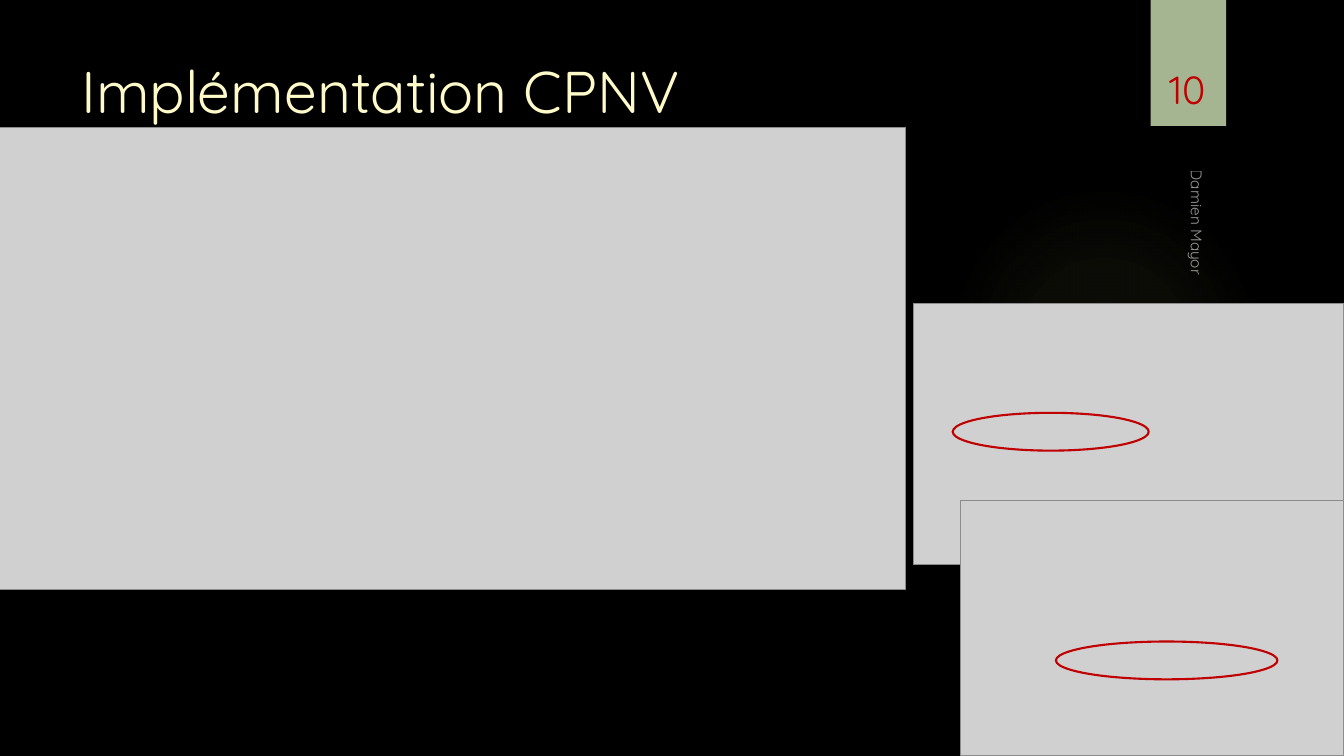
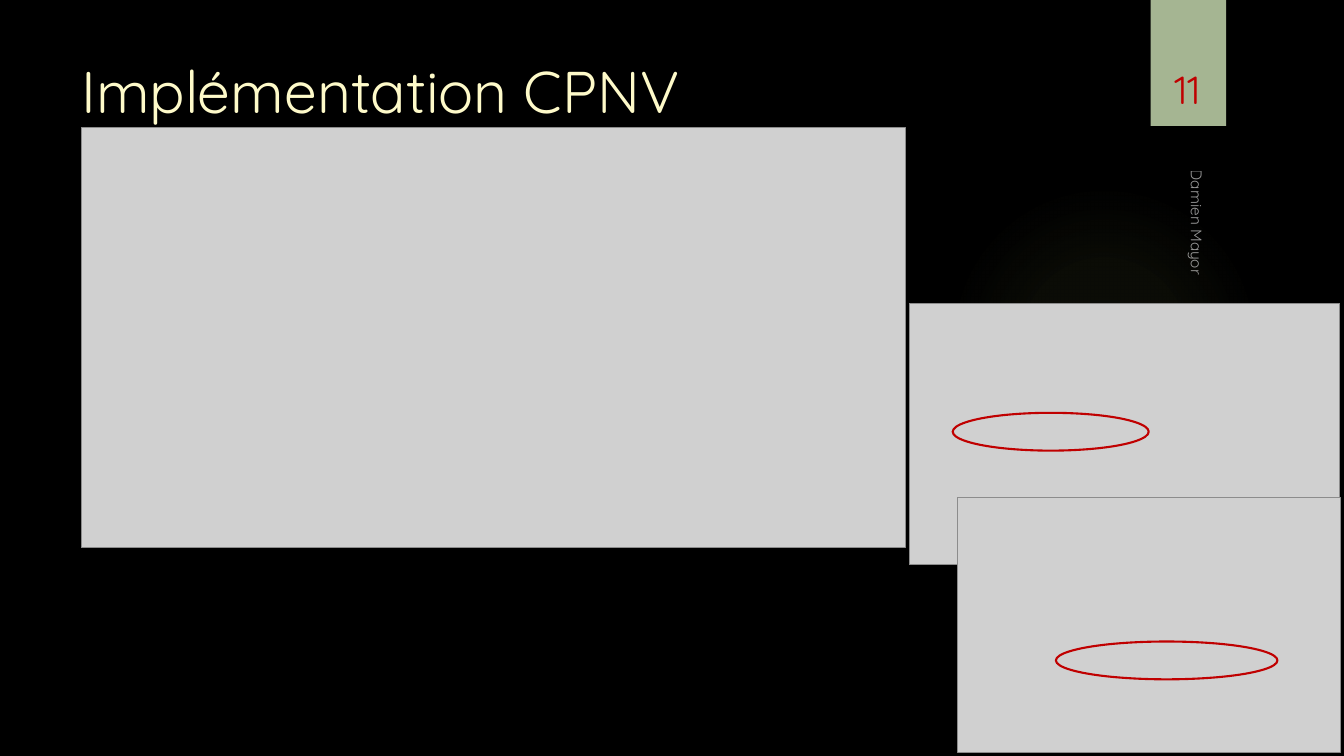
Before and after one commit to damienmayor/TPI, a slide deck: slide 11 of Présentation/Présentation TPI DMA.pptx (slide 10 before the commit). Drawn at 1344x756 pixels with LibreOffice and Linux fonts; fonts in the diff are those of the drawing; grey boxes stand for pictures; background and template pictures are left out. Boxes give left, top, right and bottom in pixels: in the first picture for what was removed or moved away, otherwise in the second. Text is boxed around its words. In the diff, an @@ line names an element or a change of style, - is before the commit and + after.

```diff
--- a/Présentation/Présentation TPI DMA.pptx
+++ b/Présentation/Présentation TPI DMA.pptx
@@ page number at <box>1174,76,1200,104</box>: text changed @@
-10
+11
@@ picture: place and size @@
-picture at <box>0,127,905,590</box>
+picture at <box>82,127,905,548</box>
@@ picture: place and size @@
-picture at <box>914,303,1344,566</box>
+picture at <box>909,303,1340,566</box>
@@ picture: place and size @@
-picture at <box>961,501,1344,756</box>
+picture at <box>958,497,1341,752</box>
```
Also in this commit, not shown: 7 other slides changed, 5 slides added, 1 other file.
